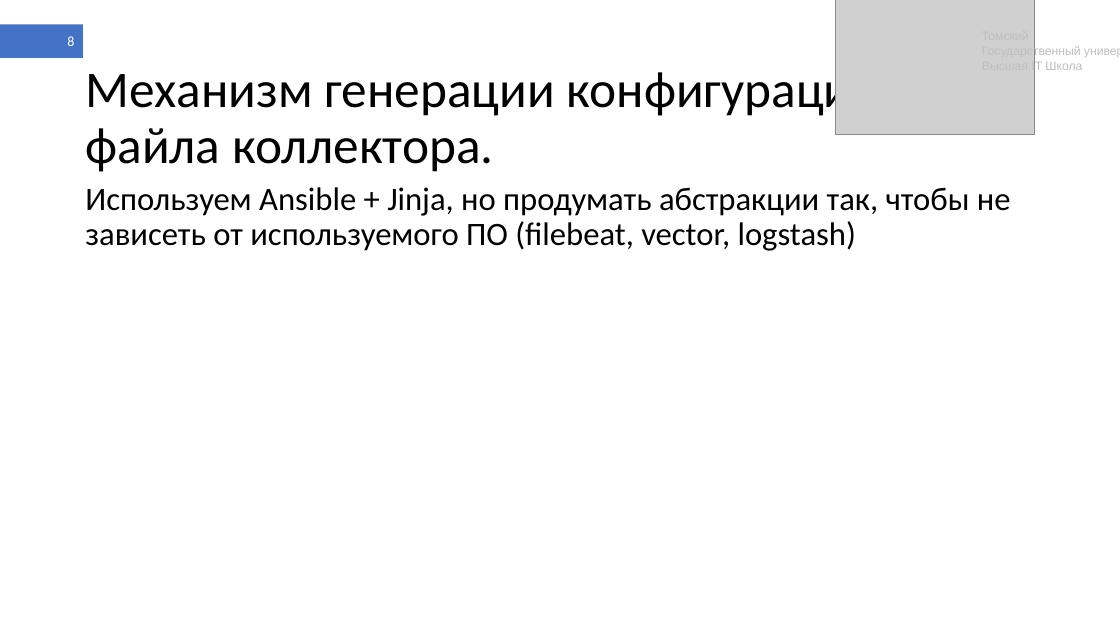
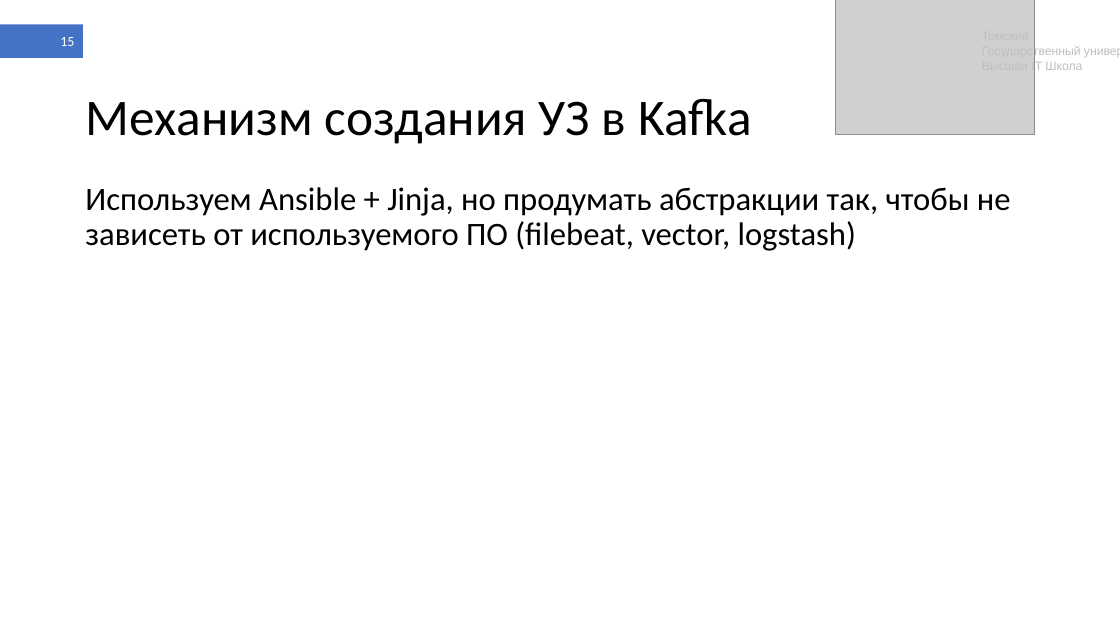
Before and after one commit to shameoff/GraduateWork, a slide deck: slide 15 of Презентация ВКР (в шаблоне).pptx (slide 8 before the commit). Drawn at 1120x630 pixels with LibreOffice and Linux fonts; fonts in the diff are those of the drawing; grey boxes stand for pictures. Boxes give left, top, right and bottom in pixels: in the first picture for what was removed or moved away, otherwise in the second. Text is boxed around its words. In the diff, an @@ line names an element or a change of style, - is before the commit and + after.

```diff
--- a/Презентация ВКР (в шаблоне).pptx
+++ b/Презентация ВКР (в шаблоне).pptx
@@ page number at (x1=60, y1=37, x2=74, y2=46): text changed @@
-8
+15
@@ title at (x1=85, y1=99, x2=752, y2=144): text changed @@
-Механизм генерации конфигурационного файла коллектора.
+Механизм создания УЗ в Kafka
```
Also in this commit, not shown: 5 other slides changed, 7 slides added, 6 other files.
